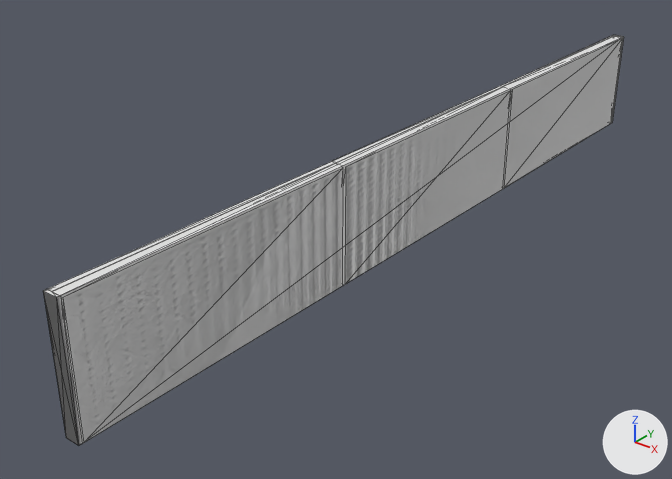
An edit to the FBX model Game/Content/Level_2/Prop/Fence_3/SM_Fence_3.fbx, drawn before and after from the same camera.
The view is the same before and after, from a 50 mm lens placed at (0.0811, -0.2005, 0.0697), pointed at (-0.0083, -0.0887, 0.0004). The axes (+X, +Y, +Z) are drawn at lower right. The lights are the same throughout. The first picture is the older version. Mesh edges are drawn as thin lines. Where no turn or scale is listed for an object, it has been applied to the vertices.

The older version as bpy lines, for what is in view:
```python
me_cb_fence_1_001 = bpy.data.meshes.new('CB_Fence_1.001')
me_cb_fence_1_001.from_pydata(...)  # a box spanning x 0.0..0.002, y -0.15..0.0, z 0.0..0.02
me_cube_002 = bpy.data.meshes.new('Cube.002')
me_cube_002.from_pydata(...)  # 47 vertices, 70 faces; spans x 0.0..0.002, y -0.15..0.0, z 0.0..0.02
me_cube_002.materials.append(mat_base)  # white #e7e7e7
ob_cb_fence_1 = bpy.data.objects.new('CB_Fence_1', me_cb_fence_1_001)
ob_cb_fence_1.location = (0.0, 0.0, 0.0)
ob_fence = bpy.data.objects.new('Fence', me_cube_002)
ob_fence.location = (0.0, 0.0, 0.0)
```
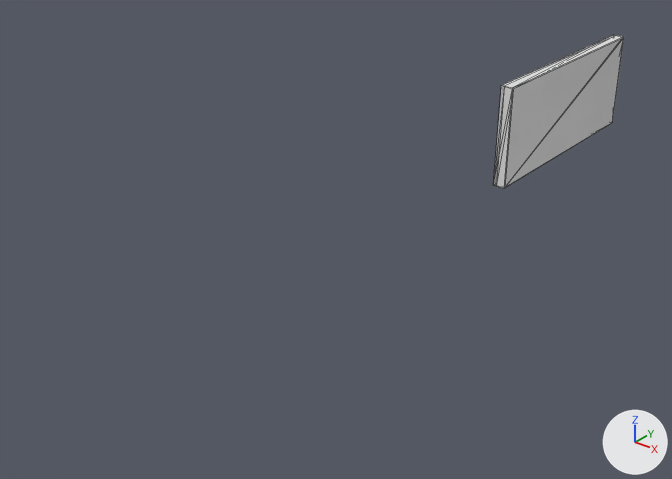
Location of each change, [x1, y1, x2, y2] in pixels of the pictures (672 x 479 px):
'Fence', reshaped (78% narrower, 64% shorter): before [43, 37, 624, 445]; after [494, 39, 623, 187]
'CB_Fence_1', rescaled (77% narrower, 63% shorter): before [44, 35, 624, 446]; after [494, 35, 624, 188]

The change, as a diff of the scene's bpy script:
```diff
--- a/Game/Content/Level_2/Prop/Fence_3/SM_Fence_3.fbx.py
+++ b/Game/Content/Level_2/Prop/Fence_3/SM_Fence_3.fbx.py
@@ me_cube_002 @@
 # used by ob_fence; location = (0.0, 0.0, 0.0)
-me_cube_002.from_pydata(...)  # 47 vertices, 70 faces; spans x 0.0..0.002, y -0.15..0.0, z 0.0..0.02
+me_cube_002.from_pydata(...)  # 12 vertices, 16 faces; spans x 0.0..0.002, y -0.05..0.0, z 0.0..0.02
+# me_cube_002 part 1
+# 37 vertices are removed from x 0.0..0.002, y -0.15..-0.001, z 0.0..0.02
+# 68 faces are deleted
+# 2 vertices are added at (0.0, 0.0, 0.0), (0.0, 0.0, 0.02)
+# 14 new faces join them
 me_cube_002.materials.append(mat_base)
@@ me_cb_fence_1_001 @@
 # used by ob_cb_fence_1; location = (0.0, 0.0, 0.0)
-me_cb_fence_1_001.from_pydata(...)  # 8 vertices, 12 faces; spans x 0.0..0.002, y -0.15..0.0, z 0.0..0.02
+me_cb_fence_1_001.from_pydata(...)  # 8 vertices, 12 faces; spans x 0.0..0.002, y -0.05..0.0, z 0.0..0.02
+# me_cb_fence_1_001 part 2: the whole mesh is scaled about the mesh origin by (1, 0.333, 1)
```
